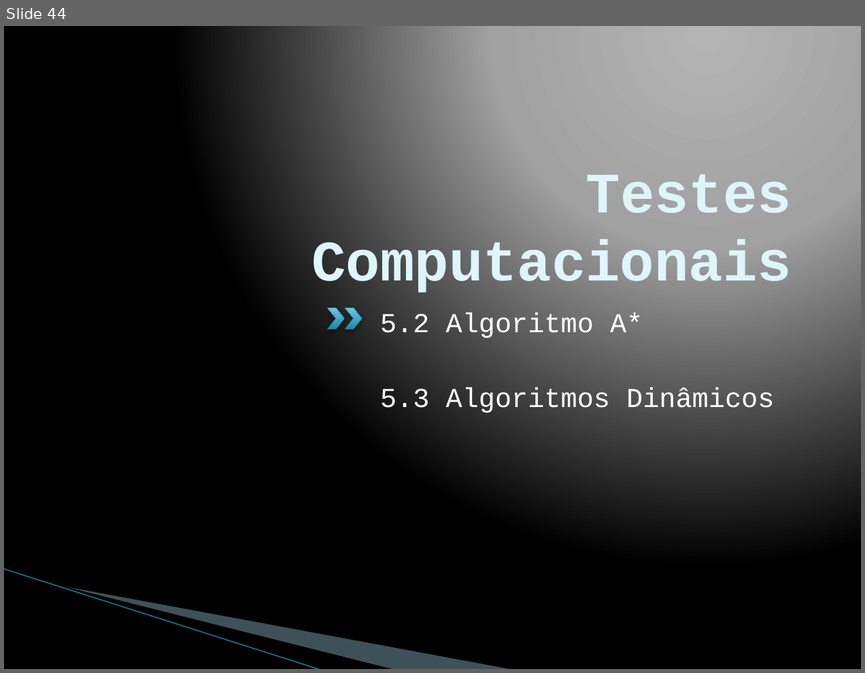
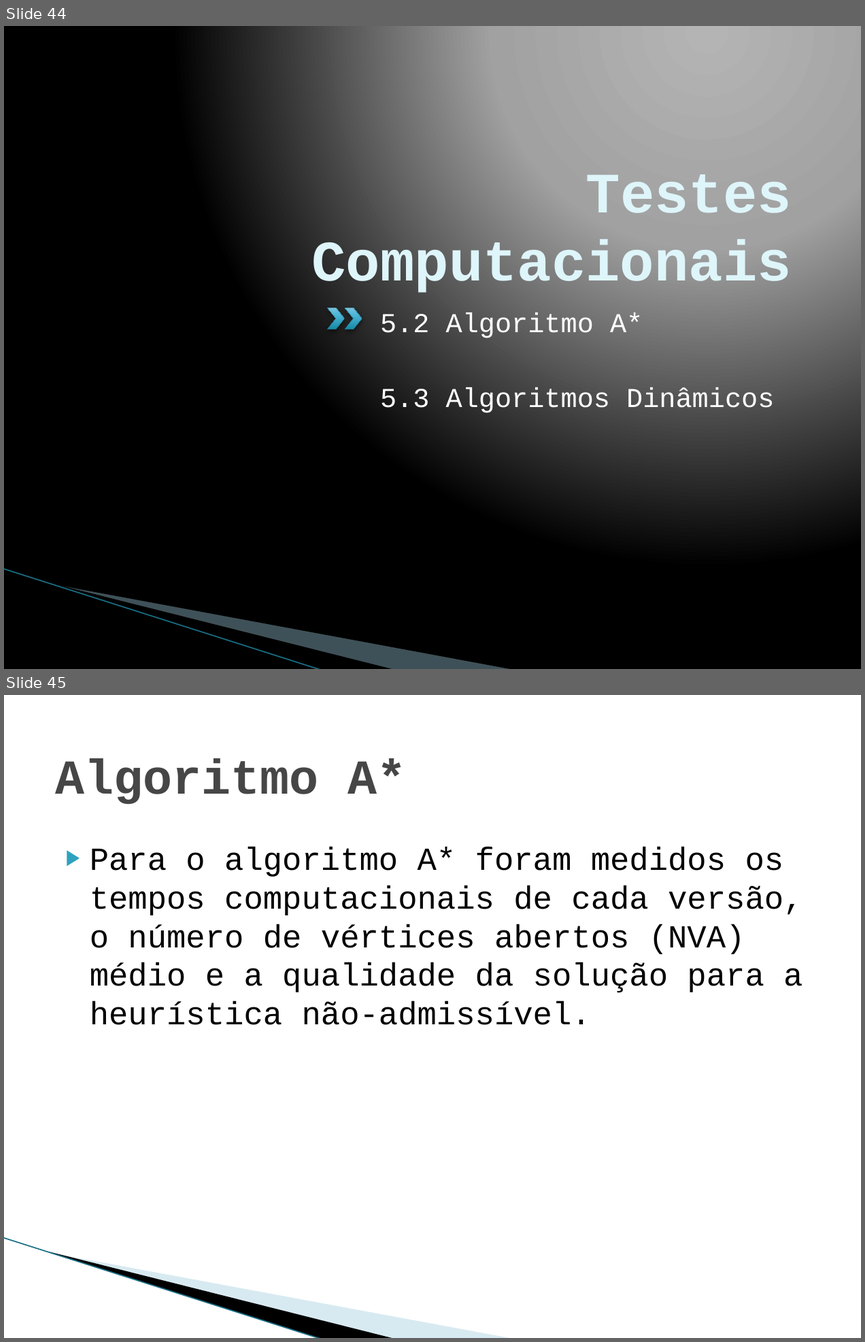
Before and after one commit to pedrohbh/PG-Dissertacao, a slide deck: Academia/Apresentação PG/Apresentação PG.pptx. Shown one above the other, each under a label of ours: slide 44 before the commit, slides 44 and 45 after it. The pictures are 865x673 and 865x1342 pixels, drawn with LibreOffice and Linux fonts; fonts in the diff are those of the drawing; background and template pictures are left out. Boxes give left, top, right and bottom in pixels: in the first picture for what was removed or moved away, otherwise in the second. Text is boxed around its words. In the diff, an @@ line names an element or a change of style, - is before the commit and + after.

```diff
--- a/Academia/Apresentação PG/Apresentação PG.pptx
+++ b/Academia/Apresentação PG/Apresentação PG.pptx
@@ slide 45 added at (4, 695, 861, 1338), background #FFFFFF; not listed: 3 template elements that a slide beside it also shows @@
@@ title added at (55, 759, 407, 804), 41 pt, text #464646, bold @@
+Algoritmo A*
@@ text added at (90, 847, 802, 1025), 27 pt, text #000000 @@
+▶ Para o algoritmo A* foram medidos os tempos computacionais de cada versão, o número de vértices abertos (NVA) médio e a qualidade da solução para a heurística não-admissível.
```
Also in this commit, not shown: 7 other slides added, 6 other files.
